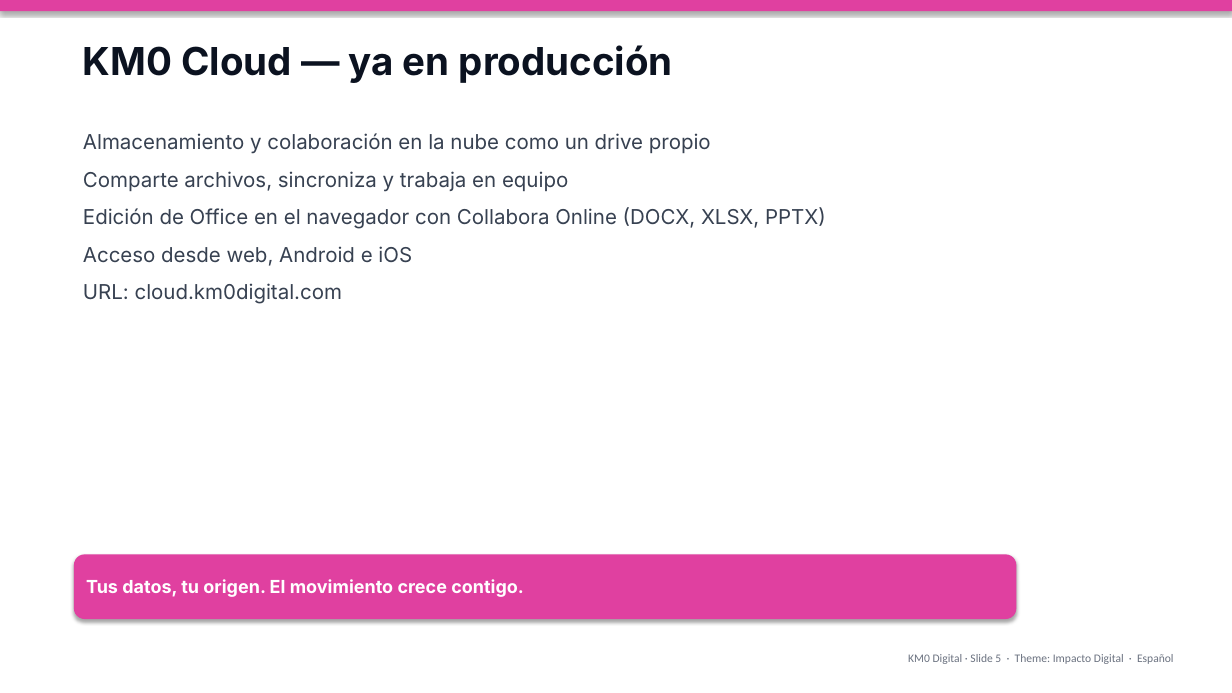
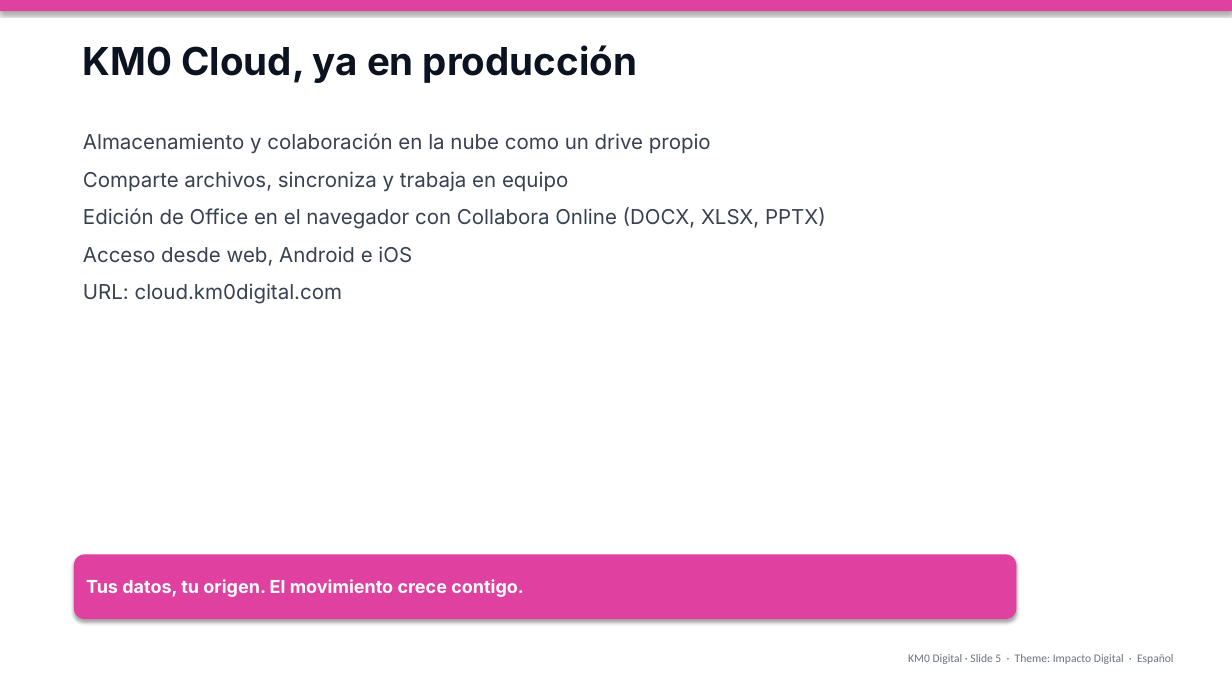
Before and after one commit to AMVARA-CONSULTING/km0-web, a slide deck: slide 5 of presentations/KM0-Impacto-Digital-ES.pptx. Drawn at 1232x693 pixels with LibreOffice and Linux fonts; fonts in the diff are those of the drawing. Boxes give left, top, right and bottom in pixels: in the first picture for what was removed or moved away, otherwise in the second. Text is boxed around its words. In the diff, an @@ line names an element or a change of style, - is before the commit and + after.

```diff
--- a/presentations/KM0-Impacto-Digital-ES.pptx
+++ b/presentations/KM0-Impacto-Digital-ES.pptx
@@ text at [83, 45, 637, 83]: text changed @@
-KM0 Cloud — ya en producción
+KM0 Cloud, ya en producción
```
Also in this commit, not shown: 4 other slides changed, 41 other files.
